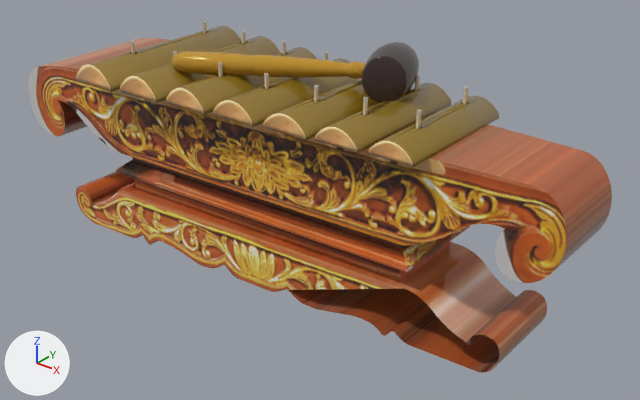
The glTF model docs/design/assets/models/saron.glb: old version first, new version second.
Camera for both pictures: a camera (50 mm lens) standing at (0.794, -0.899, 0.69) and looking at (0.063, 0.015, 0.123). Lighting does not change. The marker at lower left points along +X, +Y and +Z. The picture after the commit comes second. Where no turn or scale is listed for an object, it has been applied to the vertices.
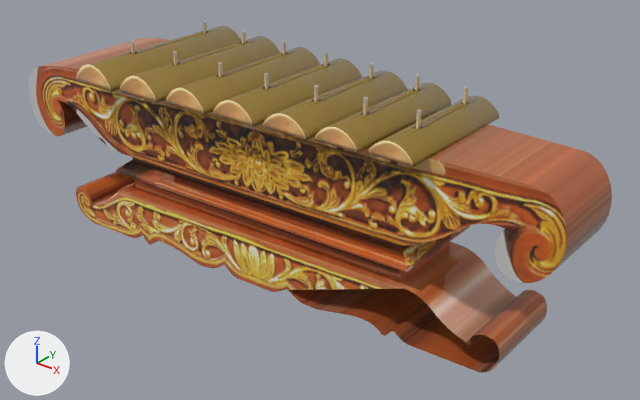
Boxes [x1, y1, x2, y2] around the edits, measured in the pictures (640 x 400 px):
'Object_112', deleted
    before: [172, 51, 366, 79]
'Object_109', deleted
    before: [362, 42, 419, 103]

The change in detail:
Object 'Object_109' (ob_object_109) is deleted.
Object 'Object_112' (ob_object_112) is deleted.
